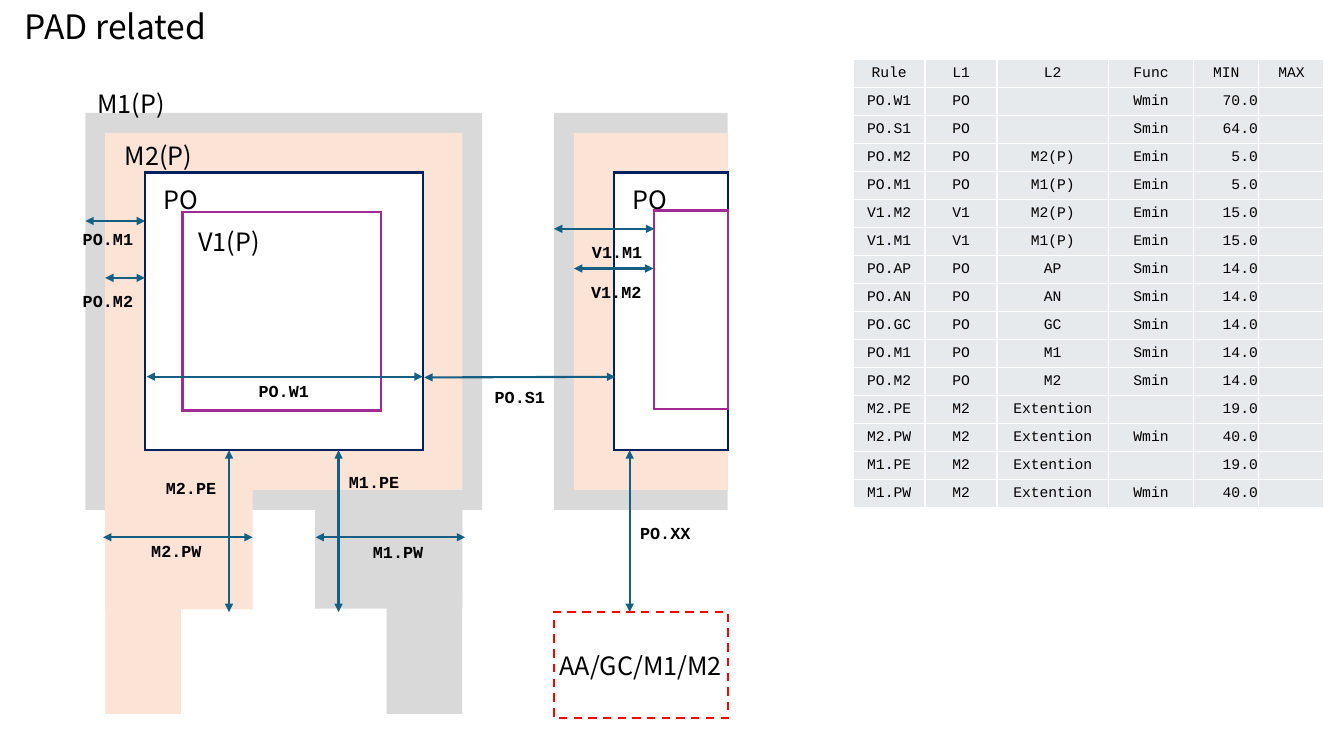
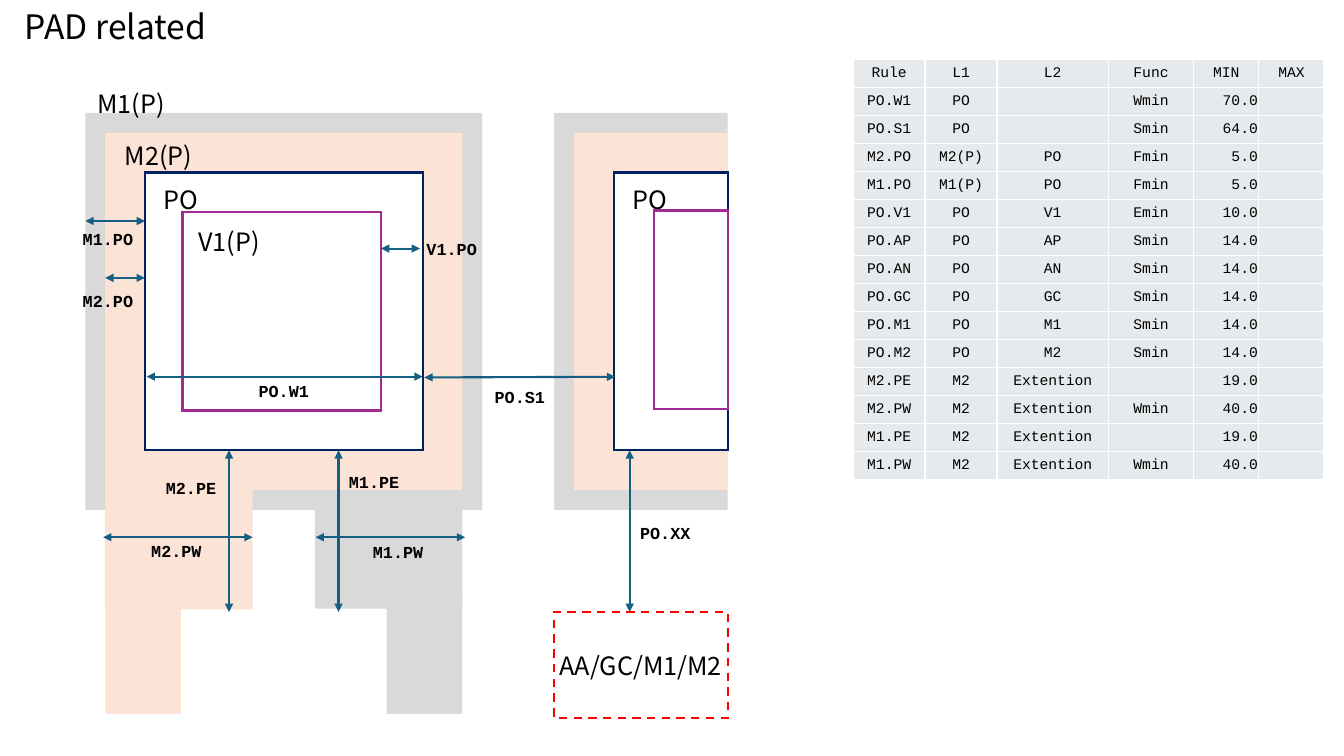
Before and after one commit to d-m-bailey/TR-1um, a slide deck: slide 10 of Document/TR-1um_DRC_summary.pptx. Drawn at 1344x756 pixels with LibreOffice and Linux fonts; fonts in the diff are those of the drawing. Boxes give left, top, right and bottom in pixels: in the first picture for what was removed or moved away, otherwise in the second. Text is boxed around its words. In the diff, an @@ line names an element or a change of style, - is before the commit and + after.

```diff
--- a/Document/TR-1um_DRC_summary.pptx
+++ b/Document/TR-1um_DRC_summary.pptx
@@ table at (x1=853, y1=59, x2=1324, y2=480) @@
-row 4: PO.M2 | PO | M2(P) | Emin | 5.0 | 
-row 5: PO.M1 | PO | M1(P) | Emin | 5.0 | 
-row 6: V1.M2 | V1 | M2(P) | Emin | 15.0 | 
-row 7: V1.M1 | V1 | M1(P) | Emin | 15.0 | 
+row 4: M2.PO | M2(P) | PO | Fmin | 5.0 | 
+row 5: M1.PO | M1(P) | PO | Fmin | 5.0 | 
+row 6: PO.V1 | PO | V1 | Emin | 10.0 | 
@@ text at (x1=83, y1=232, x2=133, y2=250): text changed @@
-PO.M1
+M1.PO
@@ double arrow moved from (654, 229) - (555, 229) to (420, 249) - (381, 249) @@
@@ text at (x1=426, y1=243, x2=476, y2=256): text changed @@
-V1.M1
+V1.PO
@@ double arrow removed from (653, 268) to (574, 268) @@
@@ text at (x1=83, y1=295, x2=133, y2=313): text changed @@
-PO.M2
+M2.PO
@@ text removed at (x1=591, y1=285, x2=641, y2=303) @@
-V1.M2
```
Also in this commit, not shown: 2 other slides changed, 10 other files.
